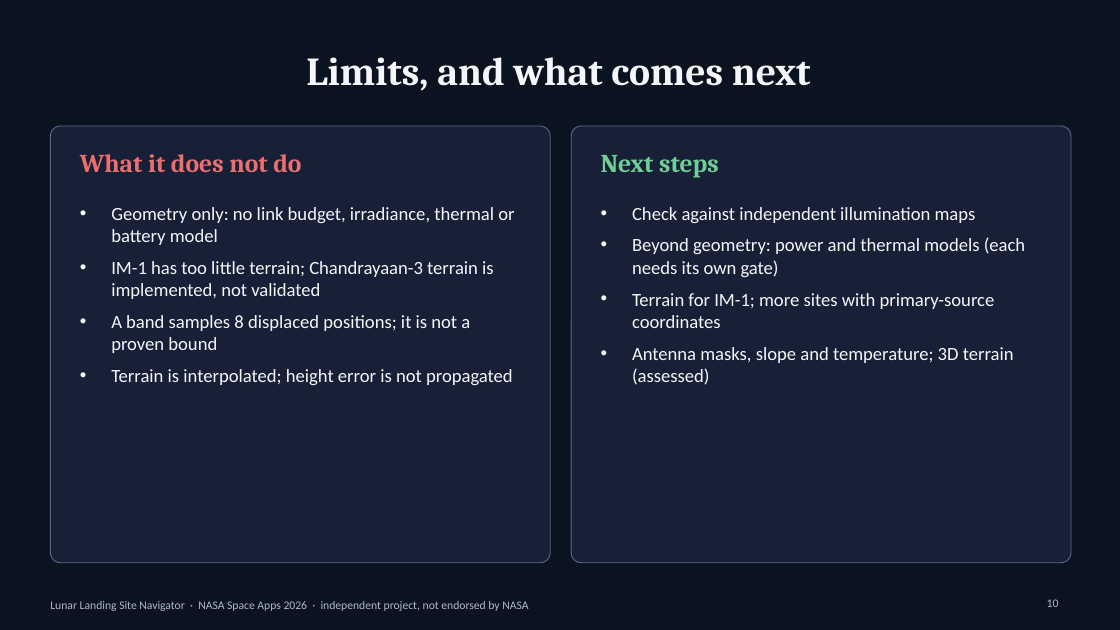
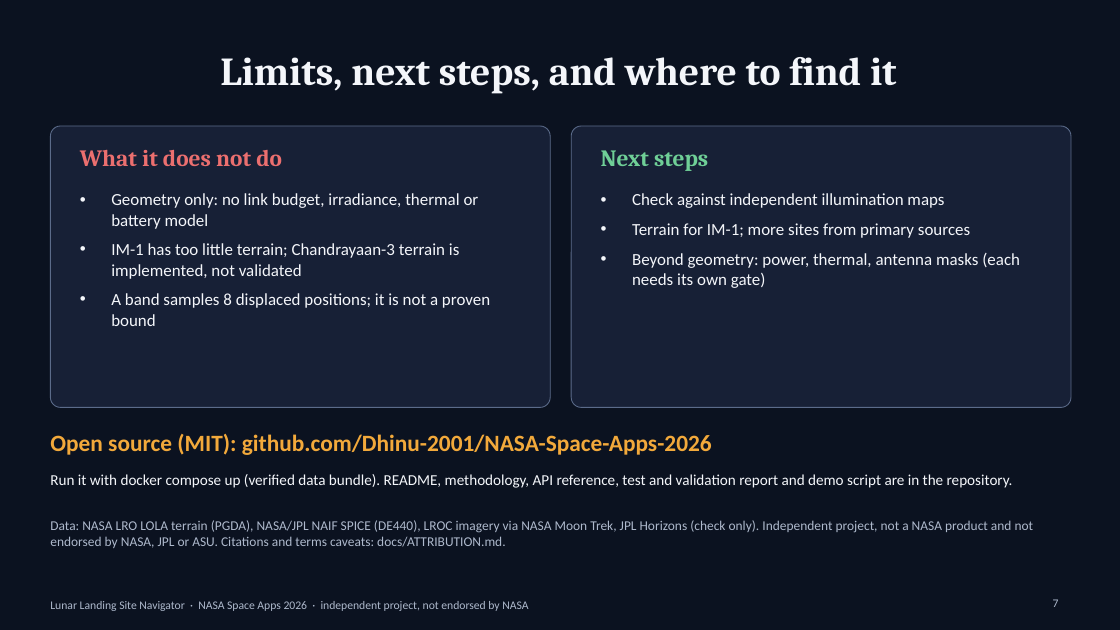
Before and after one commit to Dhinu-2001/NASA-Space-Apps-2026, a slide deck: slide 7 of docs/stage11/presentation/Lunar_Landing_Site_Navigator.pptx (slide 10 before the commit). Drawn at 1120x630 pixels with LibreOffice and Linux fonts; fonts in the diff are those of the drawing. Boxes give left, top, right and bottom in pixels: in the first picture for what was removed or moved away, otherwise in the second. Text is boxed around its words. In the diff, an @@ line names an element or a change of style, - is before the commit and + after.

```diff
--- a/docs/stage11/presentation/Lunar_Landing_Site_Navigator.pptx
+++ b/docs/stage11/presentation/Lunar_Landing_Site_Navigator.pptx
@@ title at (220,57,897,94): text changed @@
-Limits, and what comes next
+Limits, next steps, and where to find it
@@ rounded rectangle: place and size @@
-rounded rectangle at (50,126,550,563)
+rounded rectangle at (50,126,550,408)
@@ rounded rectangle at (50,126,550,408): proportions changed @@
@@ text "What it does not do" at (80,150,282,166): size 22 to 20 pt @@
@@ rounded rectangle at (571,126,1071,408): proportions changed @@
@@ rounded rectangle: place and size @@
-rounded rectangle at (571,126,1071,563)
+rounded rectangle at (571,126,1071,408)
@@ text "Next steps" at (601,150,708,171): size 22 to 20 pt @@
@@ text "Geometry only: no link budget, ...": place and size @@
-text "Geometry only: no link budget, ..." at (111,261,513,385)
+text "Geometry only: no link budget, ..." at (111,193,490,326)
@@ text "Geometry only: no link budget, ..." at (111,193,490,326): size 16 to 14.5 pt @@
@@ text "Check against independent illumination maps": place and size @@
-text "Check against independent illumination maps" at (632,207,1025,385)
+text "Check against independent illumination maps" at (632,193,1020,288)
@@ text at (632,193,944,208): size 16 to 14.5 pt in "Check against independent illumination maps" @@
@@ text at (632,223,1020,288): text changed; size 16 to 14.5 pt @@
-• Beyond geometry: power and thermal models (each needs its own gate)
-• Terrain for IM-1; more sites with primary-source coordinates
-• Antenna masks, slope and temperature; 3D terrain (assessed)
+• Terrain for IM-1; more sites from primary sources
+• Beyond geometry: power, thermal, antenna masks (each needs its own gate)
@@ text at (111,369,513,385): paragraph removed @@
-• Terrain is interpolated; height error is not propagated
@@ text added at (50,434,712,455), 20 pt, text #F2A93B, bold @@
+Open source (MIT): github.com/Dhinu-2001/NASA-Space-Apps-2026
@@ text added at (50,474,1013,488), 13 pt, text #F4F6FA @@
+Run it with docker compose up (verified data bundle). README, methodology, API reference, test and validation report and demo script are in the repository.
@@ text added at (50,520,1034,548), 11.5 pt, text #AEB9CC @@
+Data: NASA LRO LOLA terrain (PGDA), NASA/JPL NAIF SPICE (DE440), LROC imagery via NASA Moon Trek, JPL Horizons (check only). Independent project, not a NASA product and not endorsed by NASA, JPL or ASU. Citations and terms caveats: docs/ATTRIBUTION.md.
@@ page number at (1053,599,1059,607): text changed @@
-10
+7
```
Also in this commit, not shown: 5 other slides changed, 7 slides removed, 2 other files.
